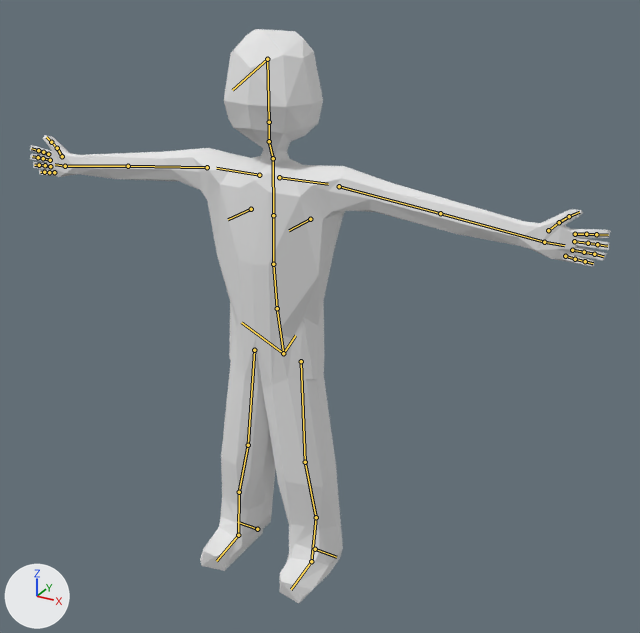
The Blender file Assets/Models/player.blend, before and after one commit.
Rendered twice from a camera (50 mm lens) standing at (1.37, -2.11, 2.06) and looking at (0.19, 0.03, 0.99). Arrows for +X, +Y and +Z are at lower left; the lights stay in place. The bones that bend it are drawn over the model as lines.
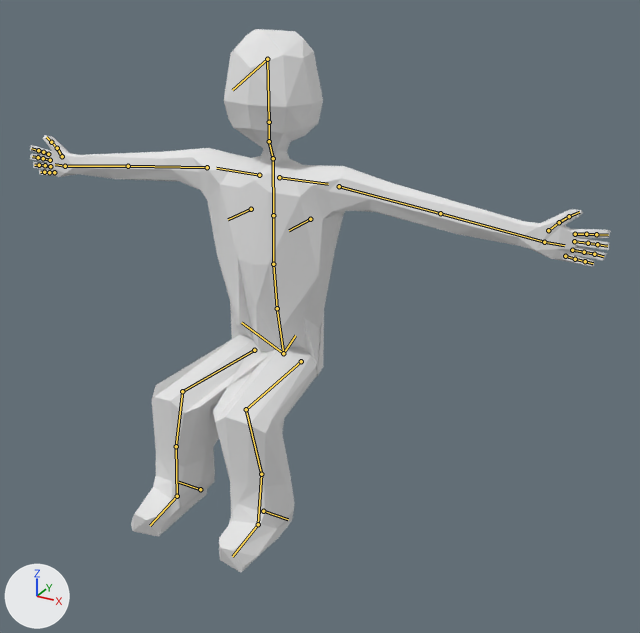
The newer file adds an action. The first version stands in its rest pose; the second is drawn at frame 61 of the action 'SitDown.001'.

Location of each change, (x1, y1, x2, y2) in pixels of the pictures (640 x 633 px):
'Cube', posed: before (30, 29, 611, 603); after (30, 29, 611, 572)
bone 'thigh.L', root to tip: before (301, 361) to (305, 462); after (301, 361) to (246, 409)
bone 'shin.L', root to tip: before (305, 462) to (316, 517); after (246, 409) to (261, 474)
bone 'thigh.R', root to tip: before (254, 350) to (248, 445); after (254, 350) to (182, 391)
bone 'shin.R', root to tip: before (248, 445) to (239, 492); after (182, 391) to (176, 446)

What the commit changed:
Bone 'thigh.L' (bone_thigh_l) turns from (0, 0, 0) to (-88, -4, 4) degrees about its own x, y and z.
Bone 'shin.L' (bone_shin_l) turns from (0, 0, 0) to (90, 10, 13) degrees about its own x, y and z.
Bone 'thigh.R' (bone_thigh_r) turns from (0, 0, 0) to (-88, 4, -4) degrees about its own x, y and z.
Bone 'shin.R' (bone_shin_r) turns from (0, 0, 0) to (90, -10, -13) degrees about its own x, y and z.
